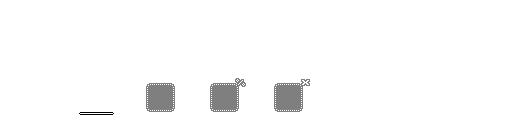
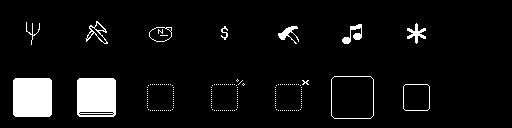
Layered file, before and after one edit (512 x 128). Changes by layer:
painted on "faces" over [407, 23, 426, 44]
showed "Layer 5" over [0, 0, 512, 128]
